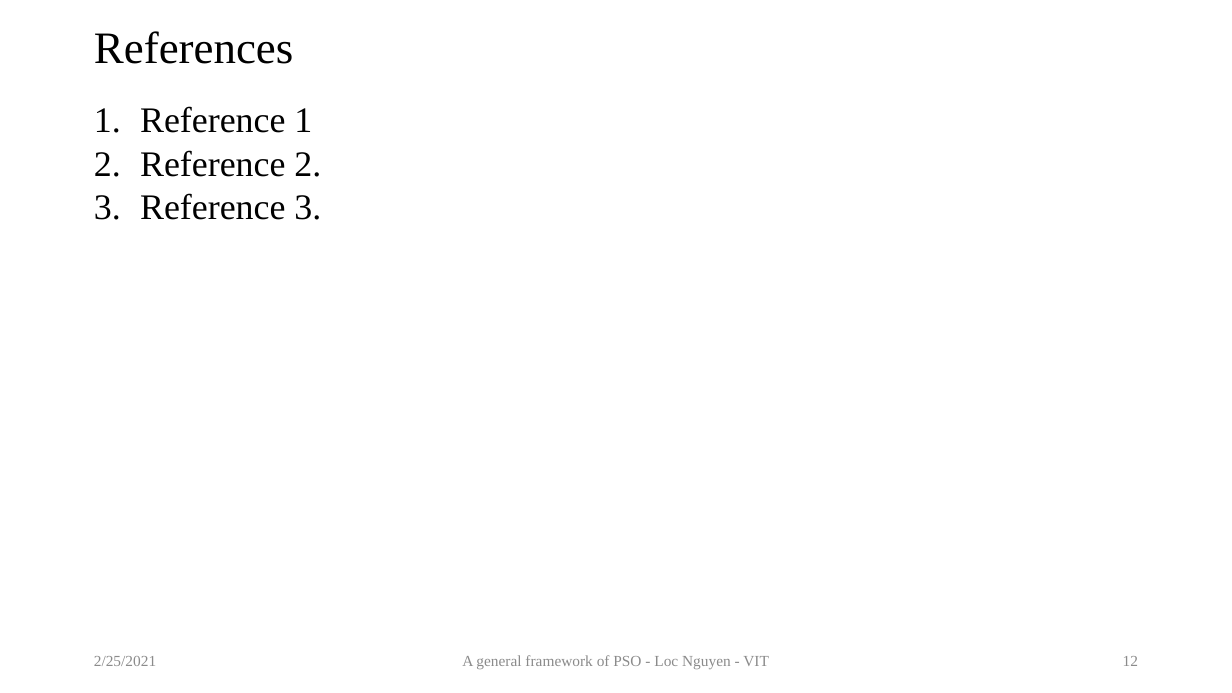
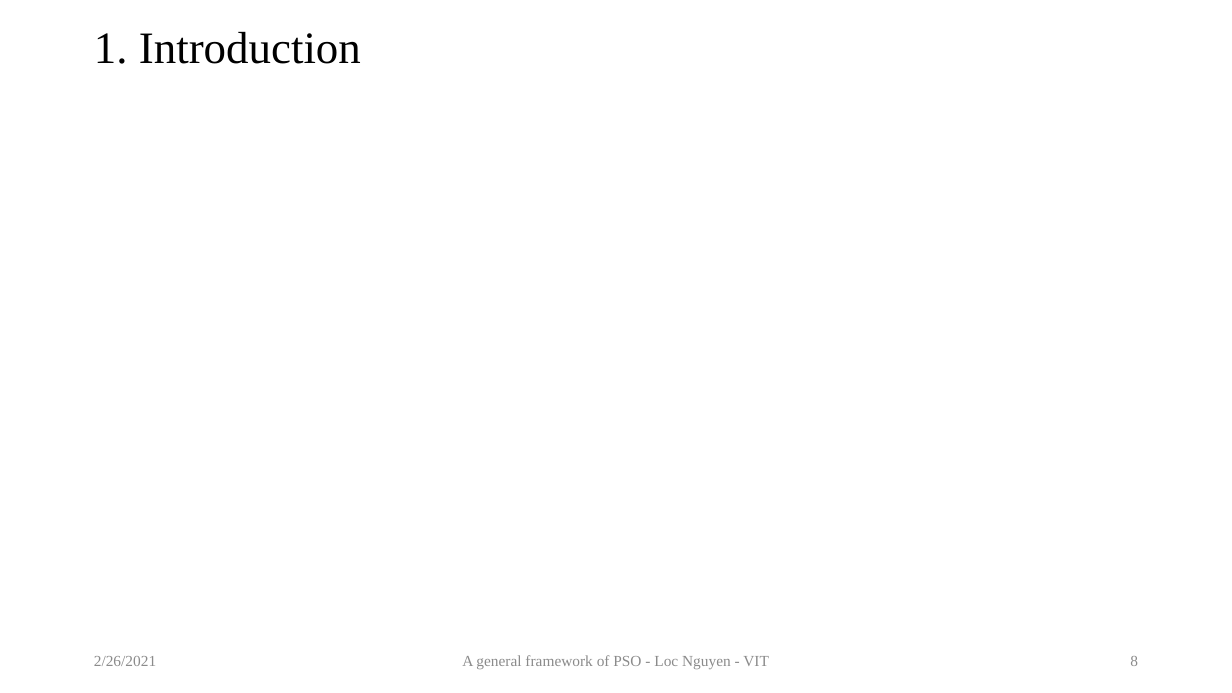
Before and after one commit to locnguyenacademic/sim, a slide deck: slide 8 of 2_design/pso/GeneralPSO.pptx (slide 12 before the commit). Drawn at 1232x693 pixels with LibreOffice and Linux fonts; fonts in the diff are those of the drawing; grey boxes stand for pictures. Boxes give left, top, right and bottom in pixels: in the first picture for what was removed or moved away, otherwise in the second. Text is boxed around its words. In the diff, an @@ line names an element or a change of style, - is before the commit and + after.

```diff
--- a/2_design/pso/GeneralPSO.pptx
+++ b/2_design/pso/GeneralPSO.pptx
@@ title at bbox=[94, 31, 361, 64]: text changed @@
-References
+1. Introduction
@@ text removed at bbox=[140, 106, 321, 220] @@
-1. Reference 1
-2. Reference 2.
-3. Reference 3.
@@ text at bbox=[94, 656, 156, 666]: text changed @@
-2/25/2021
+2/26/2021
@@ page number at bbox=[1130, 656, 1138, 666]: text changed @@
-12
+8
```
Also in this commit, not shown: 11 other slides changed, 10 slides added, 2 other files.
